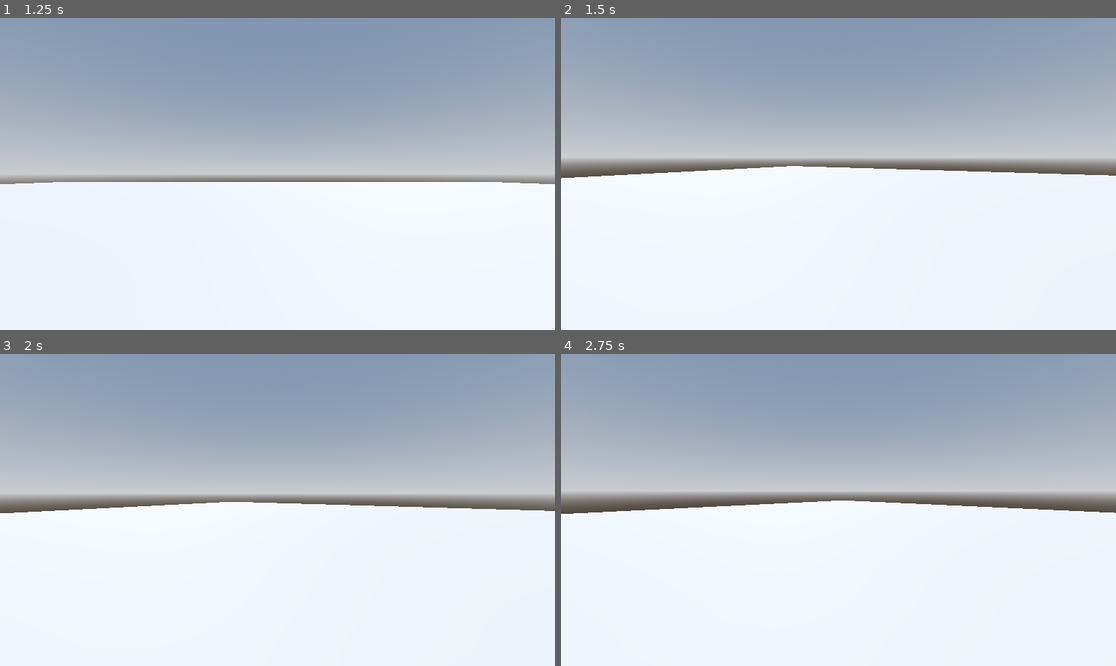
Above: before the commit, frames 1-4 (two rows, left to right).
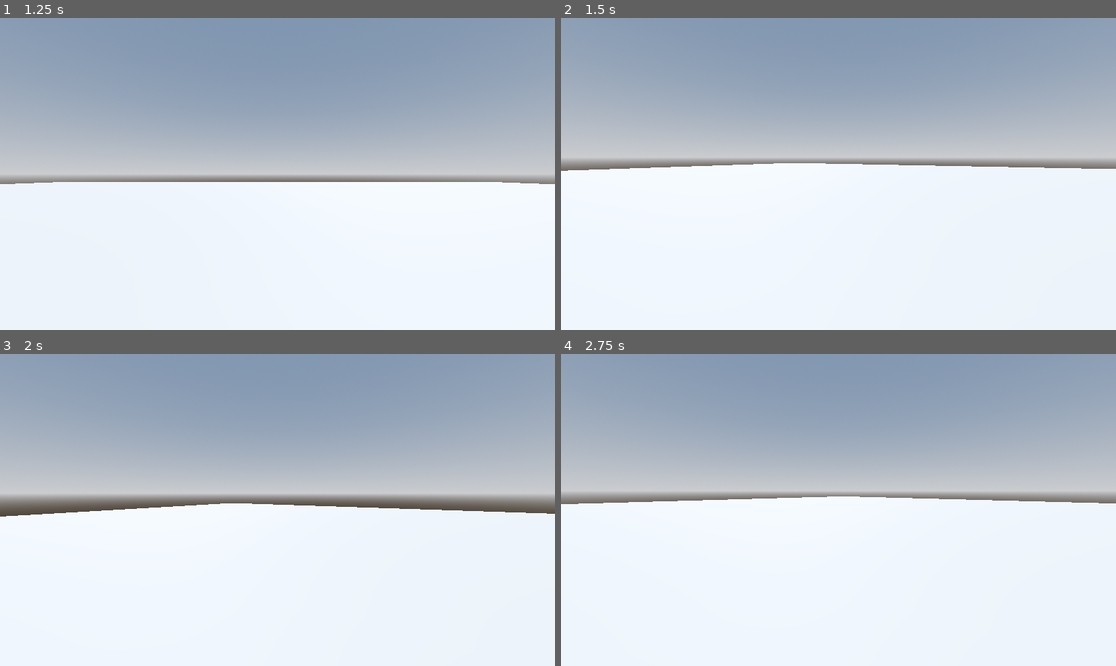
Above: after the commit, the same moments.

Repository: maxmilk2197/Get_Lost
Game: Godot game, scene res://场景/菜单/主菜单.tscn
Same seed, same stepped clock (60 frames per second), same inputs: the game is played once before the commit and once after it.
Inputs (mouse positions are in pixels of both pictures, inside the frame that each line leads up to):
- Up to frame 1 (1.25 s): click "开始游戏" at 0.5 s
- Up to frame 2 (1.5 s): tap Enter (ui_accept) at 1.25 s; move the mouse to (866, 174) at 1.27 s; hold Shift (移动_跑, bound only after the commit) from 1.28 s (still down)
- Up to frame 3 (2 s): keep holding Shift (移动_跑, bound only after the commit); tap Enter (ui_accept) at 1.52, 1.82 s; tap Space (移动_跳, bound only after the commit) at 1.55 s
- Up to frame 4 (2.75 s): move the mouse to (810, 510) at 2.02 s; release Shift (移动_跑, bound only after the commit) at 2.03 s; tap Space (移动_跳, bound only after the commit) at 2.1 s; tap Enter (ui_accept) at 2.27, 2.3, 2.57 s

Frame 1 is identical in both runs. In frame 2, 1.6% of the frame differs, in the area x 0-100%, y 46-52%; in frame 3, 0.7%; in frame 4, 2.2%, in the area x 0-100%, y 45-52%.

Commit message:
增加了跑

Diff:
--- a/project.godot
+++ b/project.godot
@@ -37,6 +37,16 @@
 "events": [Object(InputEventKey,"resource_local_to_scene":false,"resource_name":"","device":-1,"window_id":0,"alt_press …(192 unchanged characters)…
 ]
 }
+"移动_跑"={
+"deadzone": 0.2,
+"events": [Object(InputEventKey,"resource_local_to_scene":false,"resource_name":"","device":-1,"window_id":0,"alt_pressed":false,"shift_pressed":false,"ctrl_pressed":false,"meta_pressed":false,"pressed":false,"keycode":0,"physical_keycode":4194325,"key_label":0,"unicode":0,"location":0,"echo":false,"script":null)
+]
+}
+"移动_跳"={
+"deadzone": 0.2,
+"events": [Object(InputEventKey,"resource_local_to_scene":false,"resource_name":"","device":-1,"window_id":0,"alt_pressed":false,"shift_pressed":false,"ctrl_pressed":false,"meta_pressed":false,"pressed":false,"keycode":0,"physical_keycode":32,"key_label":0,"unicode":32,"location":0,"echo":false,"script":null)
+]
+}
 
 [physics]
 
--- a/场景/游戏/地形.tscn
+++ b/场景/游戏/地形.tscn
@@ -32,15 +32,6 @@
 transform = Transform3D(-0.8660254, -0.43301278, 0.25, 0, 0.49999997, 0.86602545, -0.50000006, 0.75, -0.43301266, 0, 16.345806, -19.151299)
 shadow_enabled = true
 
-[node name="MeshInstance3D" type="MeshInstance3D" parent="." unique_id=35088024]
-transform = Transform3D(0.7813058, 0, 0, 0, 1, 0, 0, 0, 0.7406343, -0.009901166, 0.004620075, 0.014290333)
-mesh = SubResource("PlaneMesh_wuhqh")
-
-[node name="StaticBody3D" type="StaticBody3D" parent="MeshInstance3D" unique_id=662207779]
-
-[node name="CollisionShape3D" type="CollisionShape3D" parent="MeshInstance3D/StaticBody3D" unique_id=540667946]
-shape = SubResource("ConcavePolygonShape3D_r7m7w")
-
 [node name="角色" parent="." unique_id=2120845360 instance=ExtResource("1_ls831")]
 transform = Transform3D(1, 0, 0, 0, 1, 0, 0, 0, 1, 0, 1, 0)
 
@@ -53,4 +44,15 @@
 layer = 2
 visible = false
 
+[node name="地形" type="Node3D" parent="." unique_id=500953491]
+
+[node name="地" type="MeshInstance3D" parent="地形" unique_id=35088024]
+transform = Transform3D(0.7813058, 0, 0, 0, 1, 0, 0, 0, 0.7406343, -0.009901166, 0.004620075, 0.014290333)
+mesh = SubResource("PlaneMesh_wuhqh")
+
+[node name="StaticBody3D" type="StaticBody3D" parent="地形/地" unique_id=662207779]
+
+[node name="CollisionShape3D" type="CollisionShape3D" parent="地形/地/StaticBody3D" unique_id=540667946]
+shape = SubResource("ConcavePolygonShape3D_r7m7w")
+
 [editable path="角色"]
--- a/脚本/游戏中/角色/移动.gd
+++ b/脚本/游戏中/角色/移动.gd
@@ -1,28 +1,30 @@
 extends CharacterBody3D
 
-
-@export var 速度 = 5.0
-@export var 跳跃速度 = 4.5
-
+@export var 走路速度: float = 5.0
+@export var 奔跑速度: float = 8.0      # 按住 Shift 时的速度
+@export var 跳跃速度: float = 4.5
 
 func _physics_process(delta: float) -> void:
-	# Add the gravity.
+	# 重力
 	if not is_on_floor():
 		velocity += get_gravity() * delta
 
-	# Handle jump.
-	if Input.is_action_just_pressed("ui_accept") and is_on_floor():
+	# 跳跃（使用自定义动作 "跳跃" 或保留 "ui_accept"）
+	if Input.is_action_just_pressed("移动_跳") and is_on_floor():
 		velocity.y = 跳跃速度
 
-	# Get the input direction and handle the movement/deceleration.
-	# As good practice, you should replace UI actions with custom gameplay actions.
+	# 获取移动输入（左/右/前/后）
 	var input_dir := Input.get_vector("移动_左", "移动_右", "移动_前", "移动_后")
 	var direction := (transform.basis * Vector3(input_dir.x, 0, input_dir.y)).normalized()
+
+	# 根据是否按住 Shift（奔跑键）选择速度
+	var 当前速度 = 奔跑速度 if Input.is_action_pressed("移动_跑") else 走路速度
+
 	if direction:
-		velocity.x = direction.x * 速度
-		velocity.z = direction.z * 速度
+		velocity.x = direction.x * 当前速度
+		velocity.z = direction.z * 当前速度
 	else:
-		velocity.x = move_toward(velocity.x, 0, 速度)
-		velocity.z = move_toward(velocity.z, 0, 速度)
+		velocity.x = move_toward(velocity.x, 0, 走路速度)
+		velocity.z = move_toward(velocity.z, 0, 走路速度)
 
 	move_and_slide()
